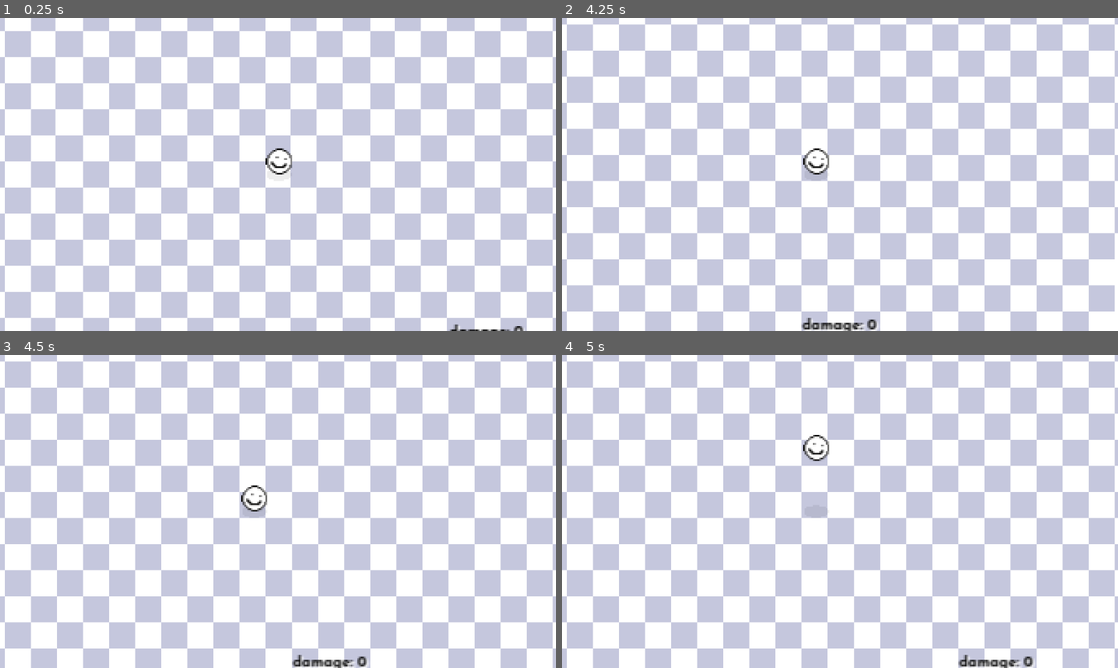
Above: before the commit, frames 1-4 (two rows, left to right).
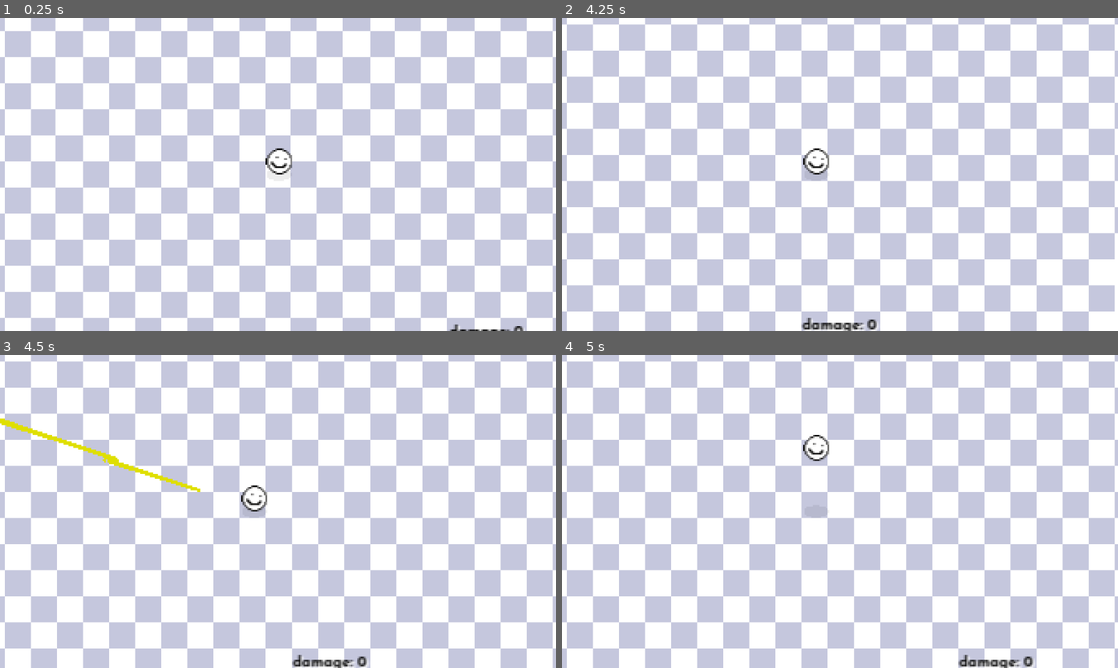
Above: after the commit, the same moments.

Repository: chris-pitre/Space-Cowboy
Game: Godot game, scene res://scenes/main.tscn
The game is run twice, just before and just after one commit, with the same random seed, the same clock (stepped at 60 frames per second) and the same inputs.
Inputs (mouse positions are in pixels of both pictures, inside the frame that each line leads up to):
- Up to frame 1 (0.25 s): no input
- Up to frame 2 (4.25 s): tap Enter at 0.5 s; move the mouse to (962, 158) at 0.52 s; hold D (move_right) 0.53-1.28 s; click (962, 158) at 0.6 s; tap Space (jump) at 0.77, 1.52, 3.02, 3.77 s; move the mouse to (728, 190) at 1.27 s; hold S (move_down) 1.28-2.03 s; right-click (728, 190) at 1.35 s; move the mouse to (895, 105) at 2.02 s; hold D (move_right) 2.03-2.78 s; tap F (interact) at 2.1 s; move the mouse to (812, 237) at 2.77 s; hold W (move_up) 2.78-3.53 s; tap Ctrl (walk) at 2.85 s; move the mouse to (1006, 221) at 3.52 s; hold A (move_left) from 3.53 s (still down); click (1006, 221) at 3.6 s
- Up to frame 3 (4.5 s): keep holding A (move_left); move the mouse to (111, 464) at 4.27 s; right-click (111, 464) at 4.35 s
- Up to frame 4 (5 s): keep holding A (move_left); tap Space (jump) at 4.52 s

Frames 1-2 are identical in both runs. In frame 3, 0.6% of the frame differs, in the area x 0-37%, y 20-44%; in frame 4, nothing differs.
Error before the commit: Invalid access to property or key 'ammo' on a base object of type 'null instance'. (res://scenes/actors/player/abilities/fan_the_hammer/fan_the_hammer.gd:7)

Commit message:
made abilities get actor from actor manager
idk why but this was working perfectly fine on my laptop and decided to break on my pc

Diff:
--- a/scenes/actors/player/abilities/fan_the_hammer/fan_the_hammer.gd
+++ b/scenes/actors/player/abilities/fan_the_hammer/fan_the_hammer.gd
@@ -3,7 +3,7 @@
 
 @onready var bullet_tracer = preload("res://scenes/actors/player/bullet/bullet_tracer.tscn")
 
-func do_ability():
+func do_ability(actor: Actor):
 	for i in range(actor.ammo):
 		var bullet_direction = actor.get_local_mouse_position().normalized() * 1024
 		var spread = randf_range(-0.02, 0.02)
--- a/scenes/main.tscn
+++ b/scenes/main.tscn
@@ -26,7 +26,7 @@
 handle_input_locally = false
 snap_2d_transforms_to_pixel = true
 snap_2d_vertices_to_pixel = true
-size = Vector2i(640, 360)
+size = Vector2i(341, 192)
 size_2d_override_stretch = true
 render_target_update_mode = 4
 
--- a/src/ability_manager/ability.gd
+++ b/src/ability_manager/ability.gd
@@ -1,10 +1,7 @@
 class_name Ability
 extends Node
 
-## The Actor this ability belongs to
-@export var actor: Actor
-
 ## do X ability while available to
-func do_ability() -> void:
+func do_ability(actor: Actor) -> void:
 	push_error("Ability Invalid: This ability does nothing")
 	pass
--- a/src/ability_manager/ability_manager.gd
+++ b/src/ability_manager/ability_manager.gd
@@ -9,7 +9,7 @@
 
 ## Performs current ability
 func do_ability() -> void:
-	get_child(0).do_ability()
+	get_child(0).do_ability(actor)
 
 ## Returns next ability and orders children
 func next_ability() -> Ability:
